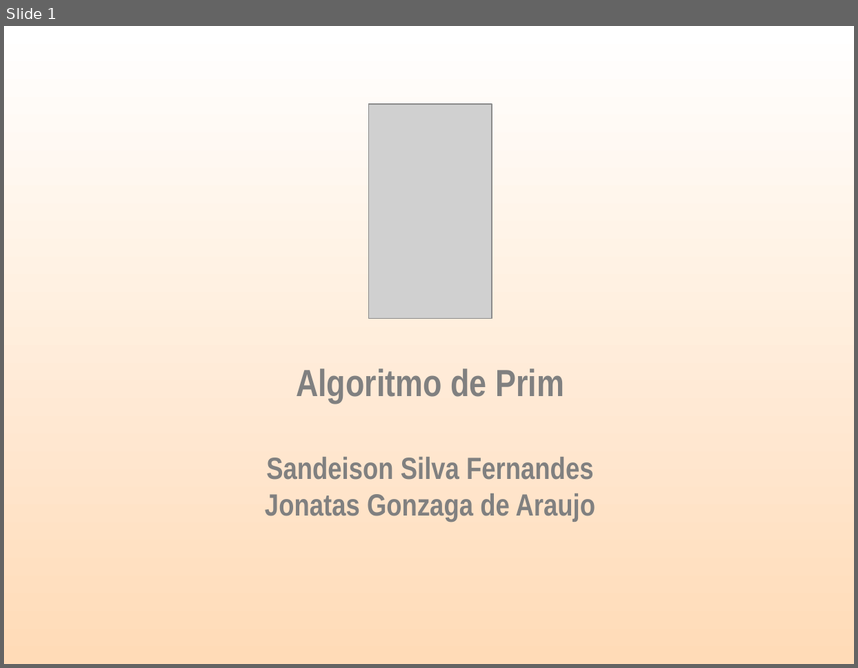
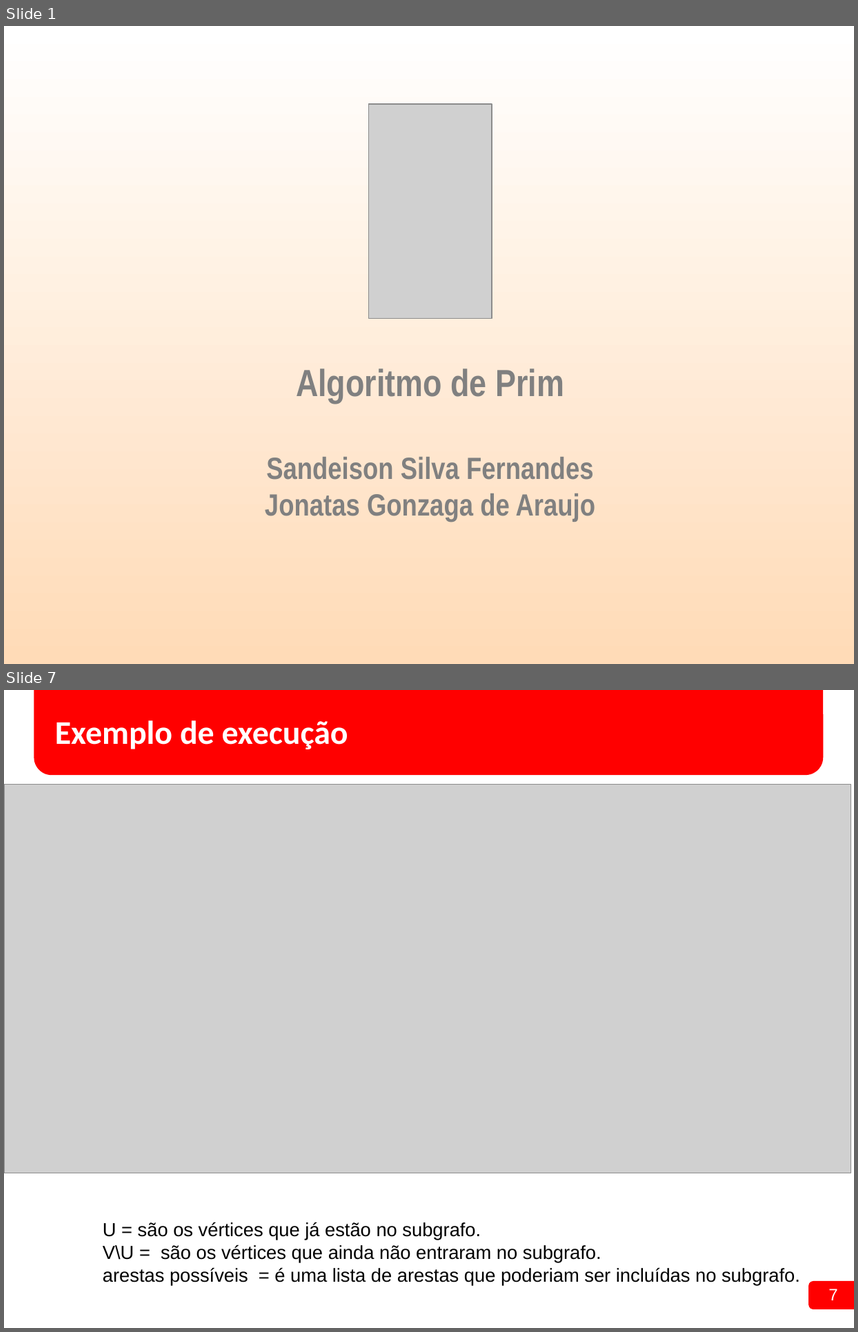
Before and after one commit to SANDEISON/Projeto_Estrutura_de_Dados_2016.1, a slide deck: 01 - Seminario/Seminário Algoritmo de Prim.ppt. Shown one above the other, each under a label of ours: slide 1 before the commit, slides 1 and 7 after it; the slides between them are not shown. The pictures are 858x668 and 858x1332 pixels, drawn with LibreOffice and Linux fonts; fonts in the diff are those of the drawing; grey boxes stand for pictures; background and template pictures are left out. Boxes give left, top, right and bottom in pixels: in the first picture for what was removed or moved away, otherwise in the second. Text is boxed around its words. In the diff, an @@ line names an element or a change of style, - is before the commit and + after.

Commit message:
Versoes atualizadas, quase prontas
trabalho ainda em produção

```diff
--- a/01 - Seminario/Seminário Algoritmo de Prim.ppt
+++ b/01 - Seminario/Seminário Algoritmo de Prim.ppt
@@ slide 7 added at <box>4,690,854,1328</box>, background #FFFFFF @@
@@ rounded rectangle added at <box>34,690,822,775</box>, fill #FF0000 @@
@@ title added at <box>55,720,348,749</box>, 28 pt, text #FFFFFF, bold @@
+Exemplo de execução
@@ picture added at <box>4,785,851,1173</box> @@
@@ text added at <box>103,1222,800,1285</box>, 16 pt, text #000000 @@
+U = são os vértices que já estão no subgrafo.
+V\U = são os vértices que ainda não entraram no subgrafo.
+arestas possíveis = é uma lista de arestas que poderiam ser incluídas no subgrafo.
@@ rounded rectangle added at <box>809,1281,854,1309</box>, fill #FF0000 @@
@@ page number added at <box>829,1288,838,1300</box>, 14 pt, text #FFFFFF @@
+7
```
Also in this commit, not shown: 12 other slides added, 7 slides removed, 39 other files.
